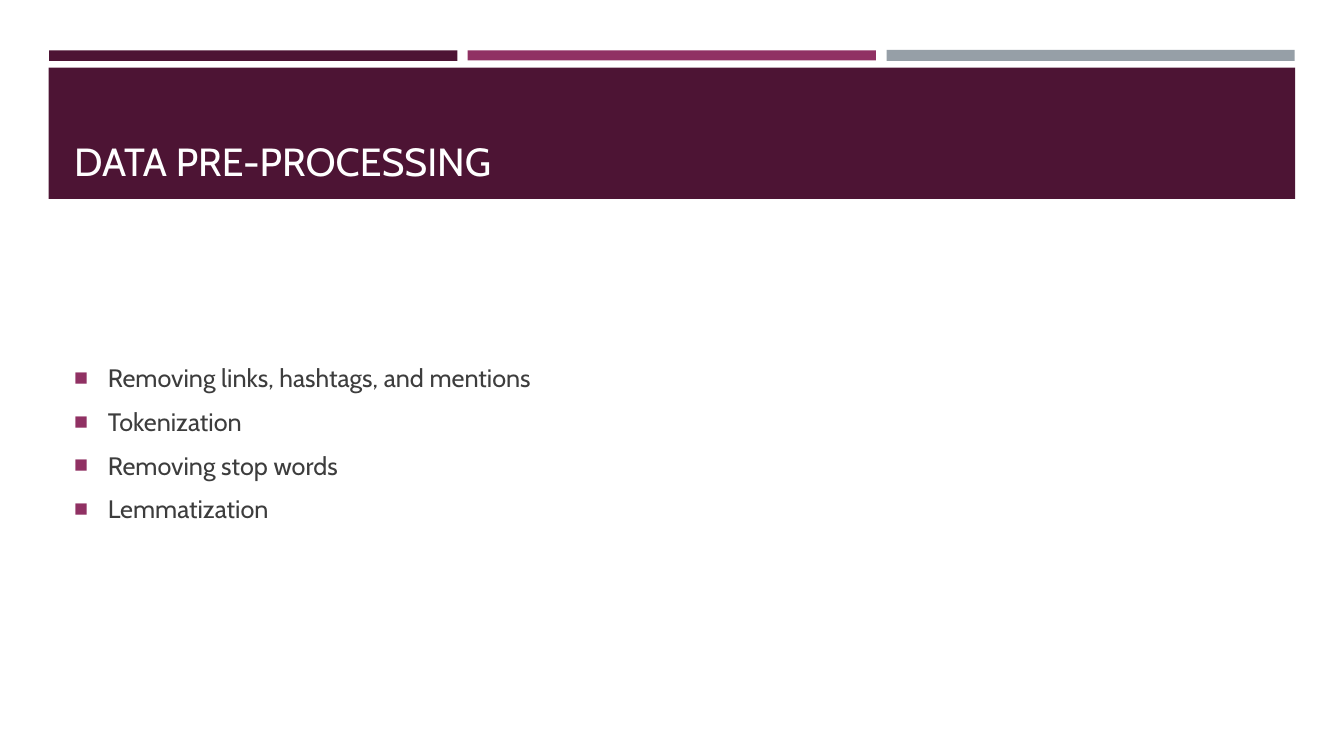
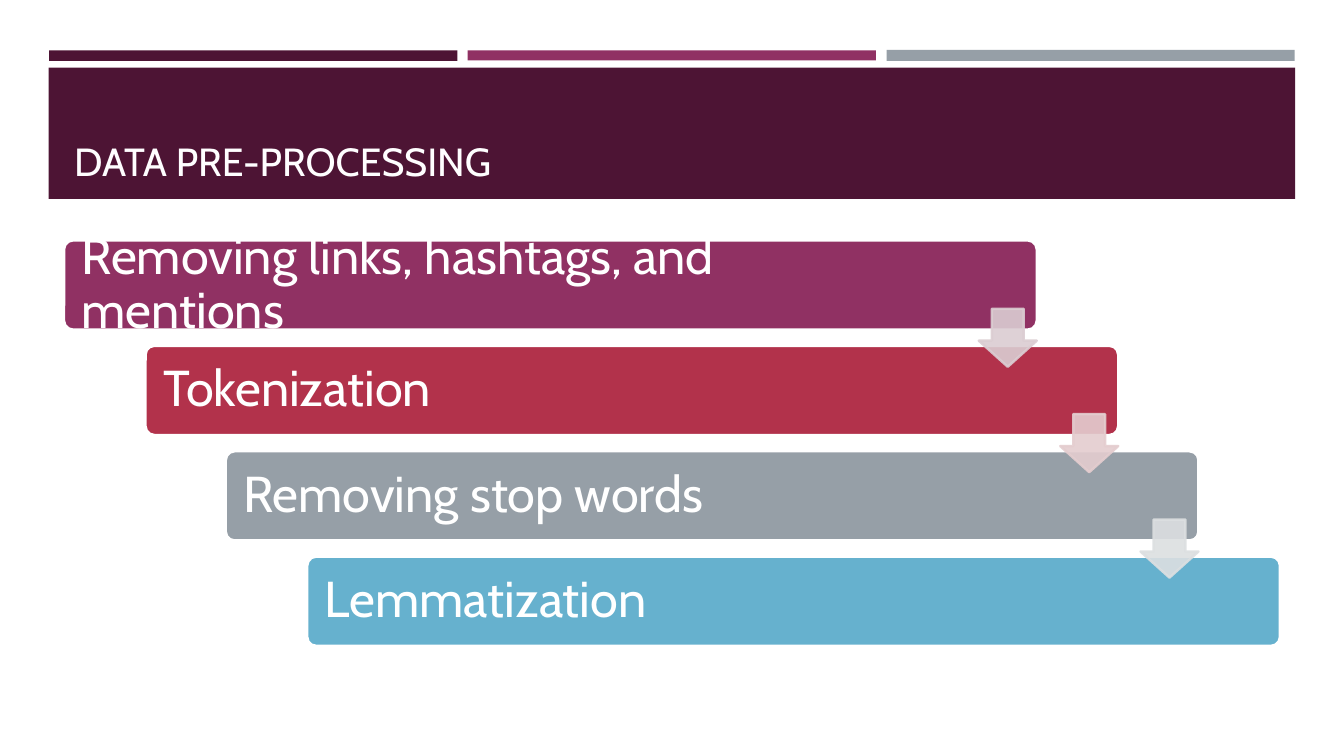
Before and after one commit to noah-sheldon/thesis_msc, a slide deck: slide 6 of Public Sentiment on Social Media-Noah.pptx. Drawn at 1344x756 pixels with LibreOffice and Linux fonts; fonts in the diff are those of the drawing. Boxes give left, top, right and bottom in pixels: in the first picture for what was removed or moved away, otherwise in the second. Text is boxed around its words. In the diff, an @@ line names an element or a change of style, - is before the commit and + after.

```diff
--- a/Public Sentiment on Social Media-Noah.pptx
+++ b/Public Sentiment on Social Media-Noah.pptx
@@ text removed at [108, 368, 531, 519] @@
-■ Removing links, hashtags, and mentions
-■ Tokenization
-■ Removing stop words
-■ Lemmatization
@@ group added at [65, 231, 1280, 645]: 4 rounded rectangles, 4 texts, 3 down arrows @@
+Removing links, hashtags, and mentions
+Tokenization
+Removing stop words
+Lemmatization
```
Also in this commit, not shown: 4 other slides changed, 12 slides added, 1 slide removed.
